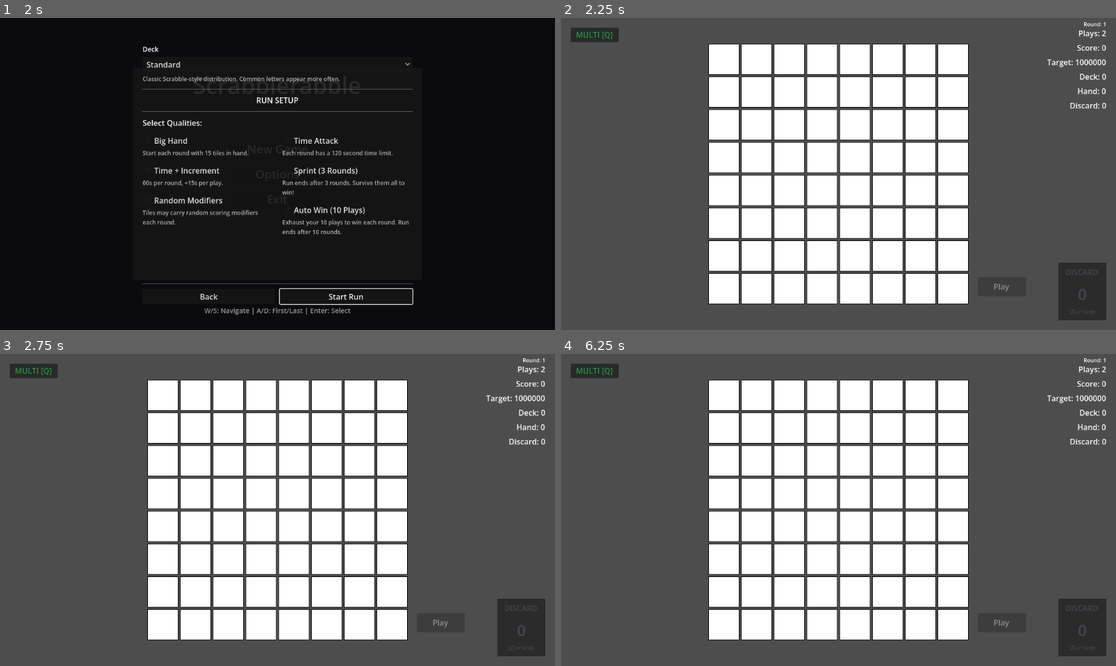
Above: before the commit, frames 1-4 (two rows, left to right).
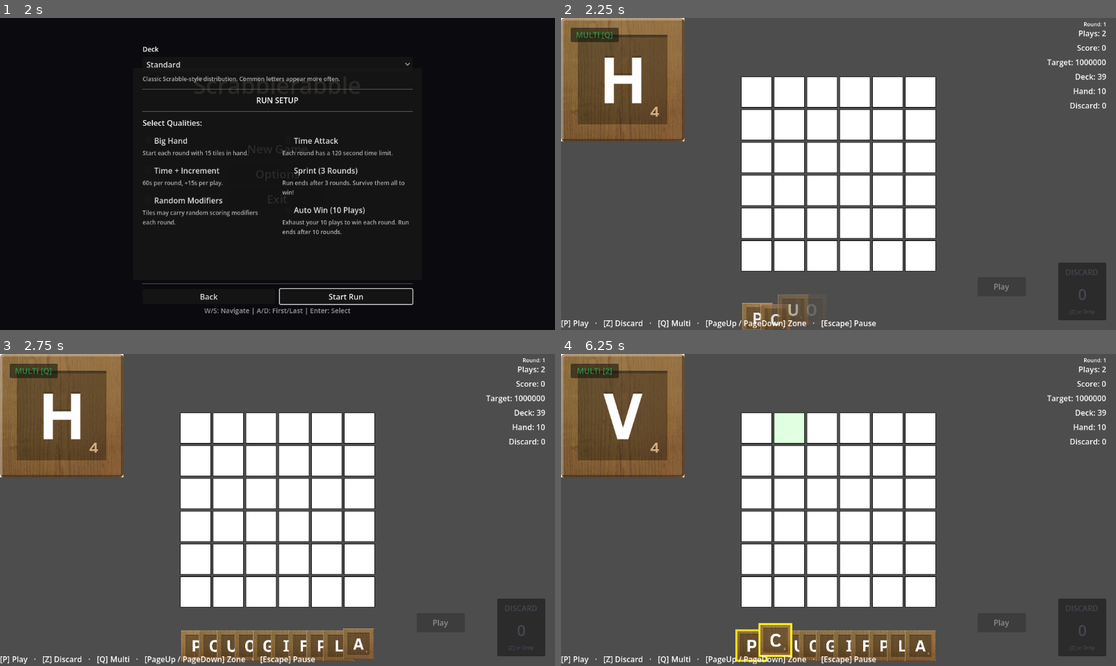
Above: after the commit, the same moments.

Repository: rcmilan/godot-scrabblerabble
Game: Godot game, scene res://scenes/title_screen/title_screen.tscn
Same seed, same stepped clock (60 frames per second), same inputs: the game is played once before the commit and once after it.
Inputs (mouse positions are in pixels of both pictures, inside the frame that each line leads up to):
- Up to frame 1 (2 s): click "New Game" at 0.5 s; click "New Game" at 1.25 s
- Up to frame 2 (2.25 s): click "Start Run" at 2 s
- Up to frame 3 (2.75 s): no input
- Up to frame 4 (6.25 s): click (622, 416) at 2.77 s; tap Enter (ui_accept) at 3.5, 4.25, 5.75 s; drag from (721, 394) to (894, 441) at 3.52 s; drag from (755, 394) to (810, 572) at 4.27 s; tap Space (confirm_action) at 5 s; move the mouse to (788, 394) at 5.02 s; hold D (navigate_right) 5.03-5.75 s; tap L (draw_tiles) at 5.1 s; click (788, 394) at 5.17 s; drag from (821, 394) to (672, 463) at 5.77 s

Frame 1 is identical in both runs. In frame 2, 25% of the frame differs, in the area x 0-99%, y 0-100%; in frame 3, 27%; in frame 4, 28%.
Error before the commit: Parse Error: Identifier "_board" not declared in the current scope. (res://scripts/controllers/gameplay_controller.gd:1008)

Commit message:
fix: correct second _board reference to board in orientation handler

Diff:
--- a/scripts/controllers/gameplay_controller.gd
+++ b/scripts/controllers/gameplay_controller.gd
@@ -1005,7 +1005,7 @@
 	var current_session := _cursor.get_typing_session()
 	if current_session != null and not current_session.is_exhausted():
 		var new_session := BoardTypingSession.create_with_orientation(
-			_board,
+			board,
 			current_session.cursor_pos,
 			new_state.orientation
 		)
